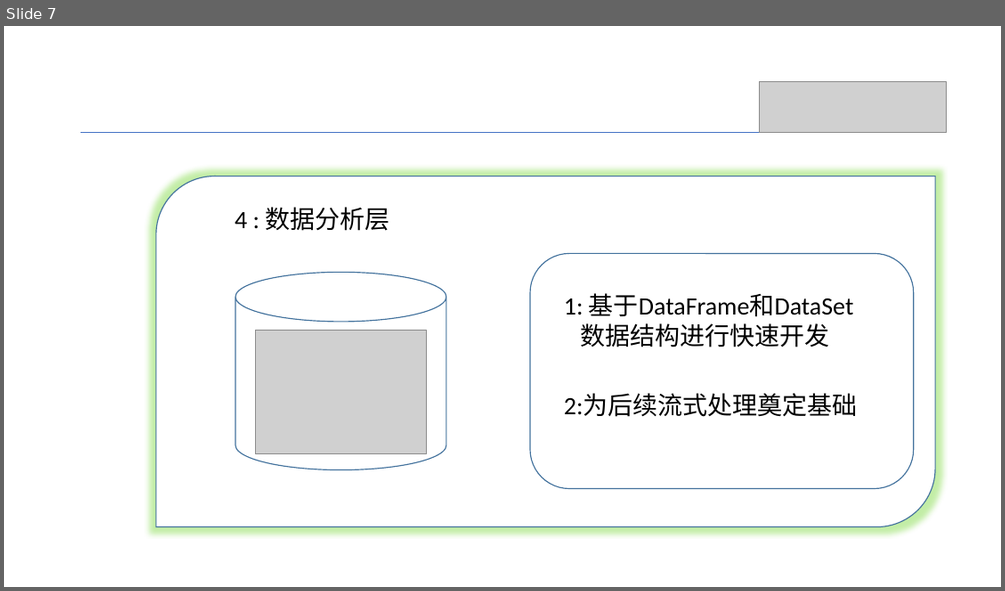
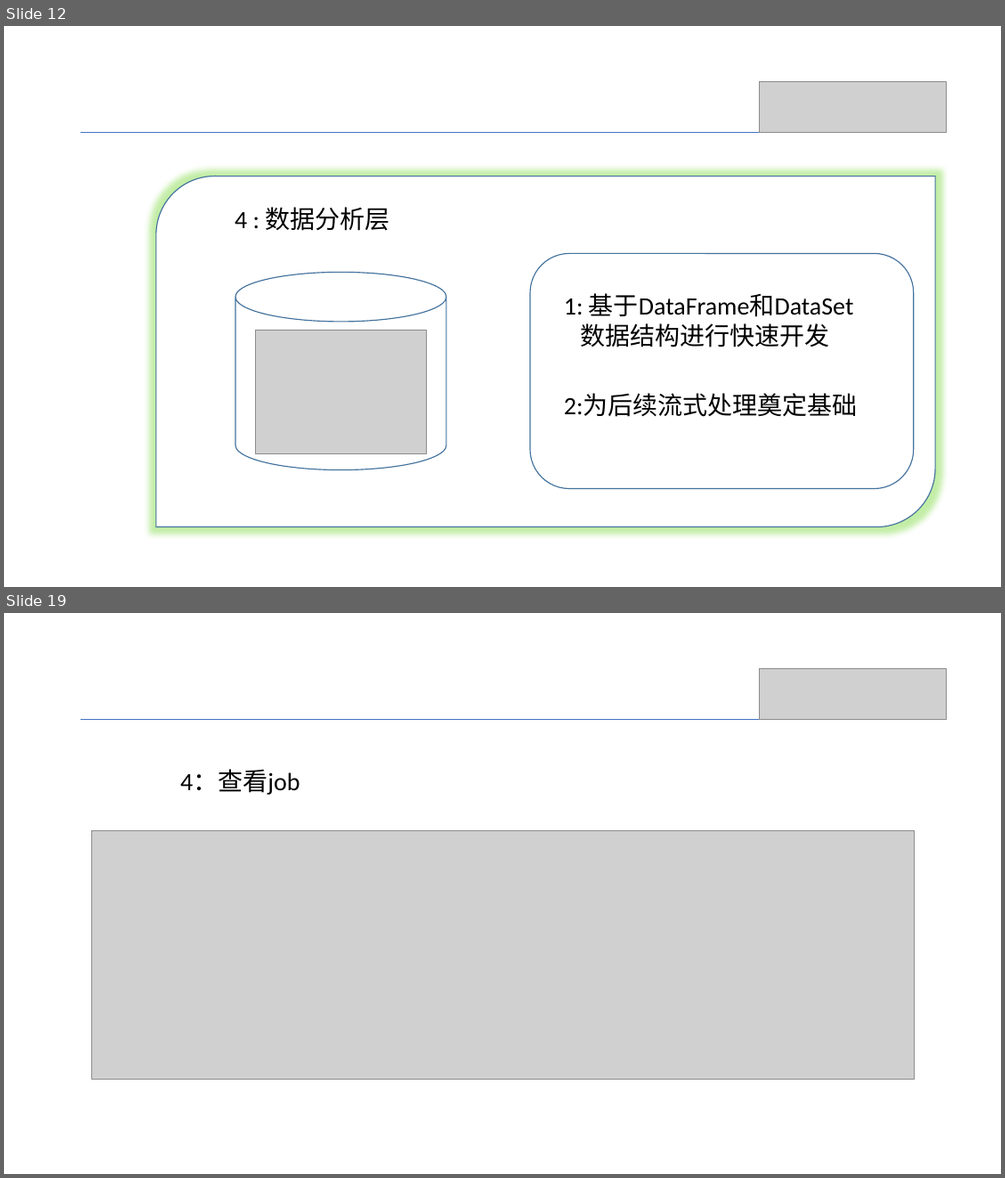
Before and after one commit to Shyekyo/event, a slide deck: src/resources/账务系统存储过程重构方案.pptx. Shown one above the other, each under a label of ours: slide 7 before the commit, slides 12 and 19 after it; the slides between them are not shown. The pictures are 1005x591 and 1005x1178 pixels, drawn with LibreOffice and Linux fonts; fonts in the diff are those of the drawing; grey boxes stand for pictures. Boxes give left, top, right and bottom in pixels: in the first picture for what was removed or moved away, otherwise in the second. Text is boxed around its words. In the diff, an @@ line names an element or a change of style, - is before the commit and + after.

```diff
--- a/src/resources/账务系统存储过程重构方案.pptx
+++ b/src/resources/账务系统存储过程重构方案.pptx
@@ slide 19 added at [4, 613, 1001, 1174], background #FFFFFF @@
@@ picture added at [760, 668, 947, 719] @@
@@ line added from (81, 720) to (947, 720), #4472C4 0.5 pt @@
@@ text added at [180, 770, 299, 795], 24 pt, text #000000 @@
+4：查看job
@@ picture added at [92, 831, 914, 1078] @@
@@ what was slide 7 is now slide 12 @@
```
Also in this commit, not shown: 3 slides changed, 13 other slides added, 11 other files.
